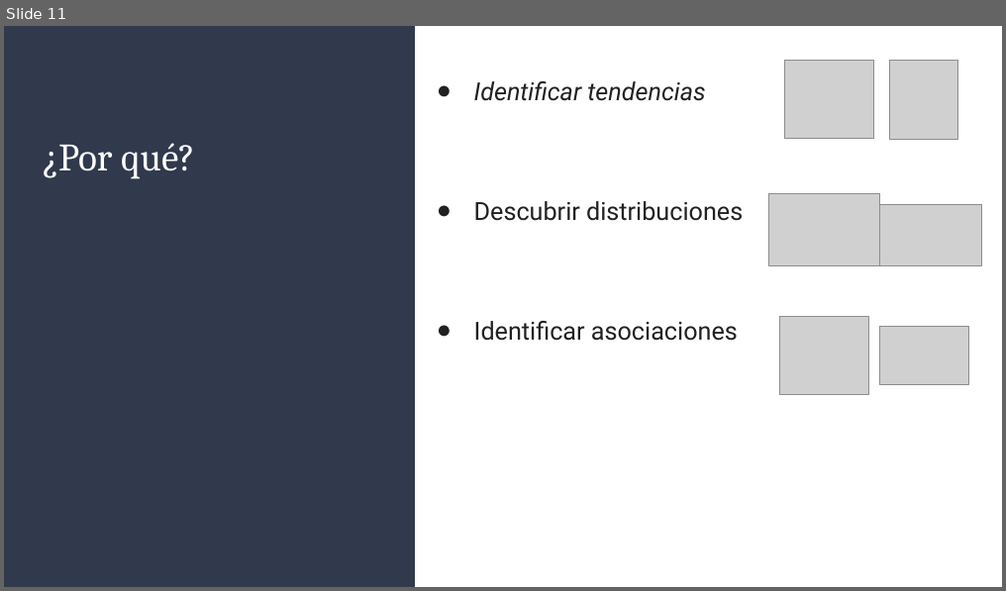
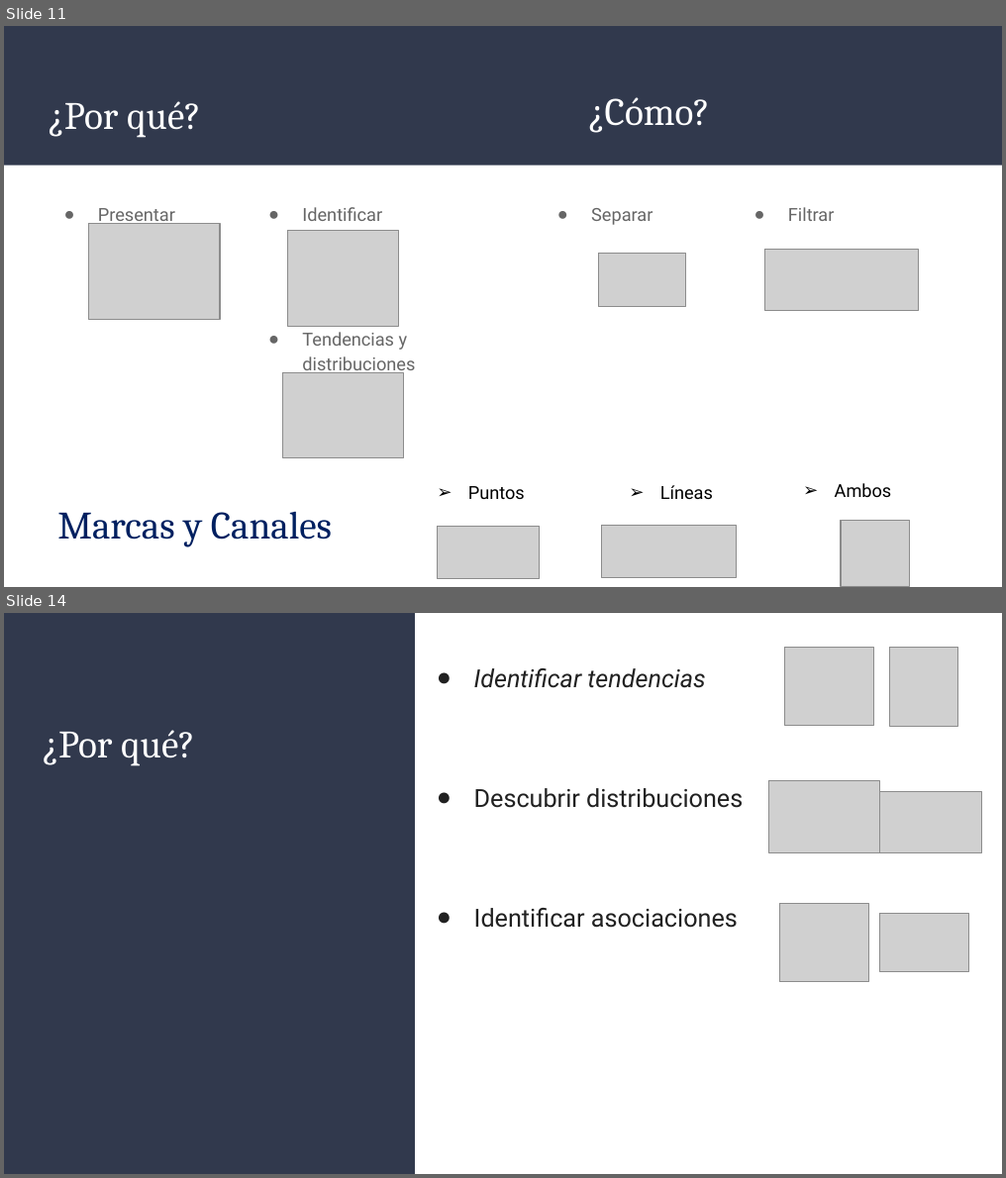
Before and after one commit to JeiberDiaz/2.-Entrega-avances-proyecto, a slide deck: Presentación proy. entrega 1.pptx. Shown one above the other, each under a label of ours: slide 11 before the commit, slides 11 and 14 after it; the slides between them are not shown. The pictures are 1006x591 and 1006x1178 pixels, drawn with LibreOffice and Linux fonts; fonts in the diff are those of the drawing; grey boxes stand for pictures. Boxes give left, top, right and bottom in pixels: in the first picture for what was removed or moved away, otherwise in the second. Text is boxed around its words. In the diff, an @@ line names an element or a change of style, - is before the commit and + after.

```diff
--- a/Presentación proy. entrega 1.pptx
+++ b/Presentación proy. entrega 1.pptx
@@ slide 11 added at bbox=[4, 26, 1002, 587], background #FFFFFF @@
@@ rectangle added at bbox=[4, 26, 1002, 166], fill #31394D @@
@@ title added at bbox=[48, 101, 201, 138], 28 pt, text #FFFFFF @@
+¿Por qué?
@@ text added at bbox=[588, 97, 710, 133], 28 pt, text #FFFFFF @@
+¿Cómo?
@@ picture added at bbox=[89, 224, 220, 319] @@
@@ text added at bbox=[98, 208, 175, 226], 13 pt, text #666666 @@
+● Presentar
@@ picture added at bbox=[287, 231, 398, 326] @@
@@ text added at bbox=[302, 207, 415, 375], 13 pt, text #666666 @@
+● Identificar
+● Tendencias y distribuciones
@@ text added at bbox=[591, 208, 652, 225], 13 pt, text #666666 @@
+● Separar
@@ text added at bbox=[788, 207, 835, 221], 13 pt, text #666666 @@
+● Filtrar
@@ picture added at bbox=[599, 254, 685, 307] @@
@@ picture added at bbox=[765, 250, 919, 311] @@
@@ picture added at bbox=[282, 373, 403, 458] @@
@@ text added at bbox=[468, 486, 525, 499], 13 pt, text #000000 @@
+➢ Puntos
@@ text added at bbox=[660, 485, 713, 499], 13 pt, text #000000 @@
+➢ Líneas
@@ text added at bbox=[835, 483, 892, 497], 13 pt, text #000000 @@
+➢ Ambos
@@ text added at bbox=[57, 512, 332, 548], 28 pt, text #002060 @@
+Marcas y Canales
@@ picture added at bbox=[437, 526, 539, 578] @@
@@ picture added at bbox=[602, 525, 736, 577] @@
@@ picture added at bbox=[841, 521, 909, 587] @@
@@ what was slide 11 is now slide 14 @@
```
Also in this commit, not shown: 3 slides changed, 5 other slides added.
